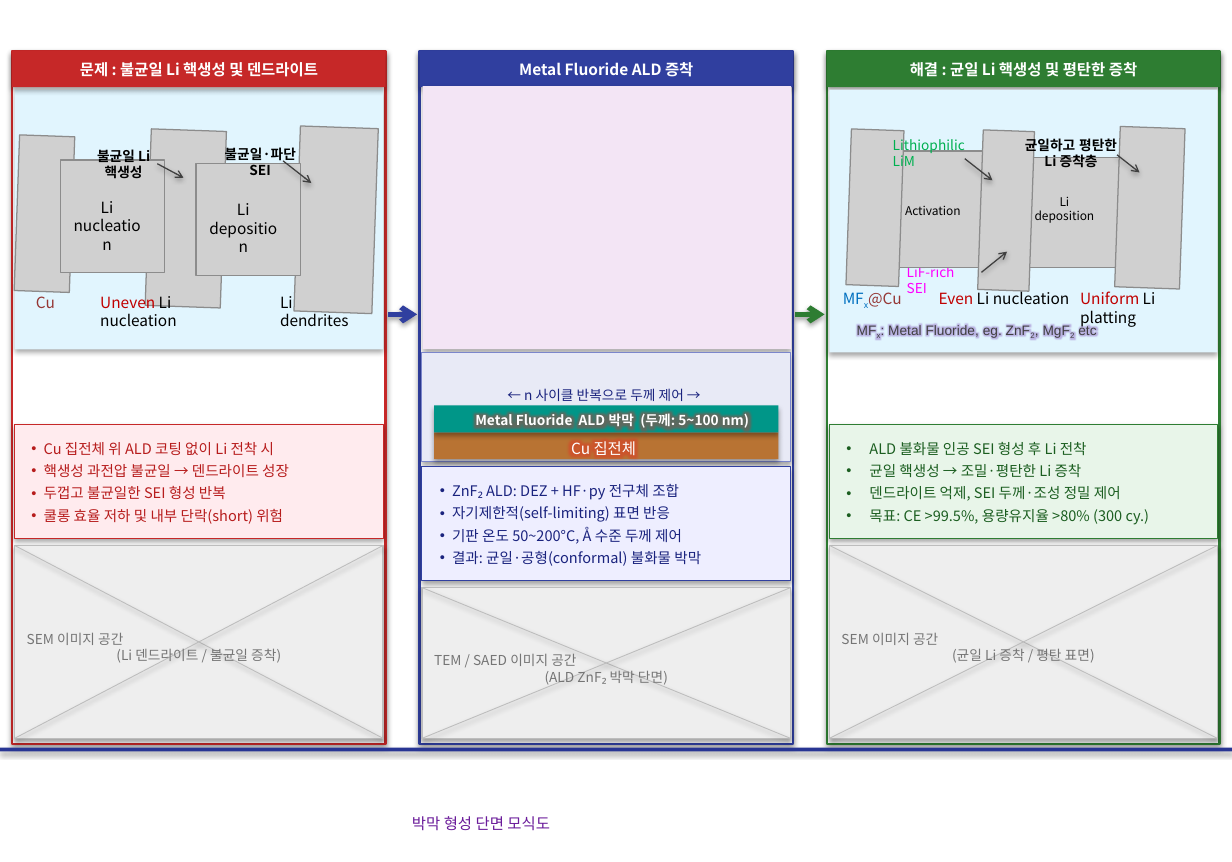
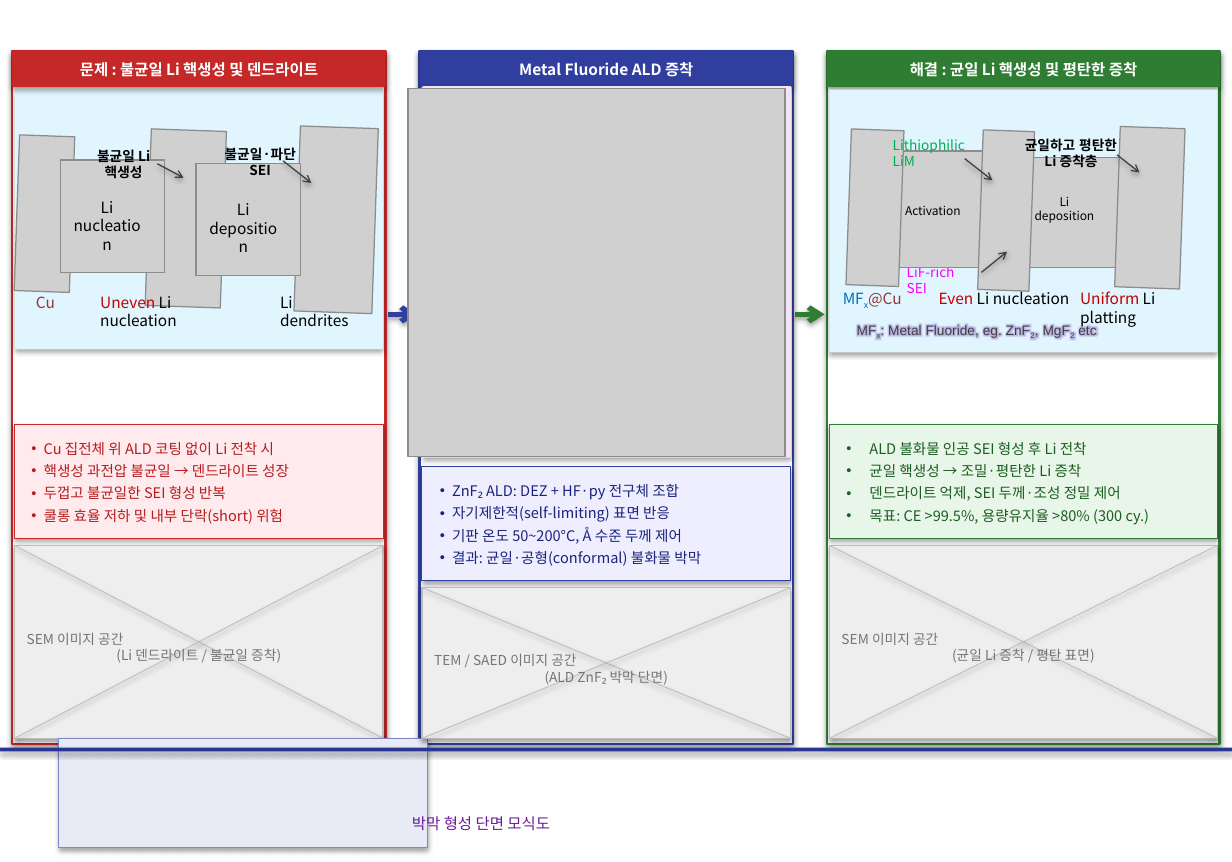
Before and after one commit to Logos365/SMLEE, a slide deck: slide 3 of 030_Project/032_Proposed Project/09_개인기초 2차/그림2_연구로드맵.pptx. Drawn at 1232x862 pixels with LibreOffice and Linux fonts; fonts in the diff are those of the drawing; grey boxes stand for pictures. Boxes give left, top, right and bottom in pixels: in the first picture for what was removed or moved away, otherwise in the second. Text is boxed around its words. In the diff, an @@ line names an element or a change of style, - is before the commit and + after.

```diff
--- a/030_Project/032_Proposed Project/09_개인기초 2차/그림2_연구로드맵.pptx
+++ b/030_Project/032_Proposed Project/09_개인기초 2차/그림2_연구로드맵.pptx
@@ picture added at <box>408,89,785,457</box> @@
@@ rectangle: place and size @@
-rectangle at <box>423,86,791,349</box>
+rectangle at <box>423,86,791,458</box>
@@ text removed at <box>524,388,684,401</box> @@
-← n 사이클 반복으로 두께 제어 →
@@ rectangle removed at <box>434,405,779,432</box> @@
@@ text removed at <box>475,412,749,430</box> @@
-Metal Fluoride ALD 박막 (두께: 5~100 nm)
@@ rectangle removed at <box>434,432,779,460</box> @@
@@ text removed at <box>571,441,637,455</box> @@
-Cu 집전체
@@ rectangle: place and size @@
-rectangle at <box>423,352,791,462</box>
+rectangle at <box>59,739,428,849</box>
```
Also in this commit, not shown: 1 other slide changed, 2 slides added.
